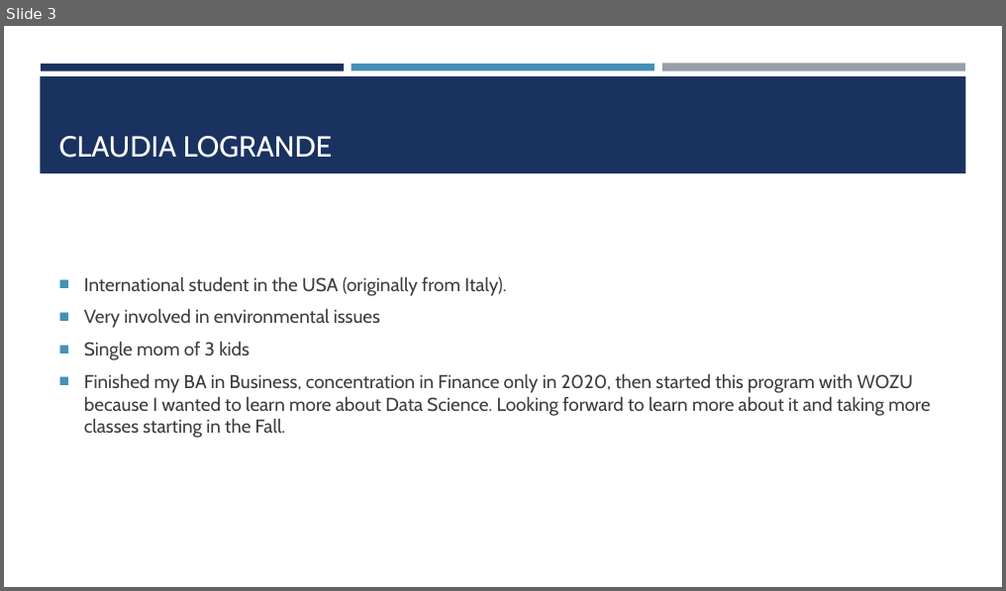
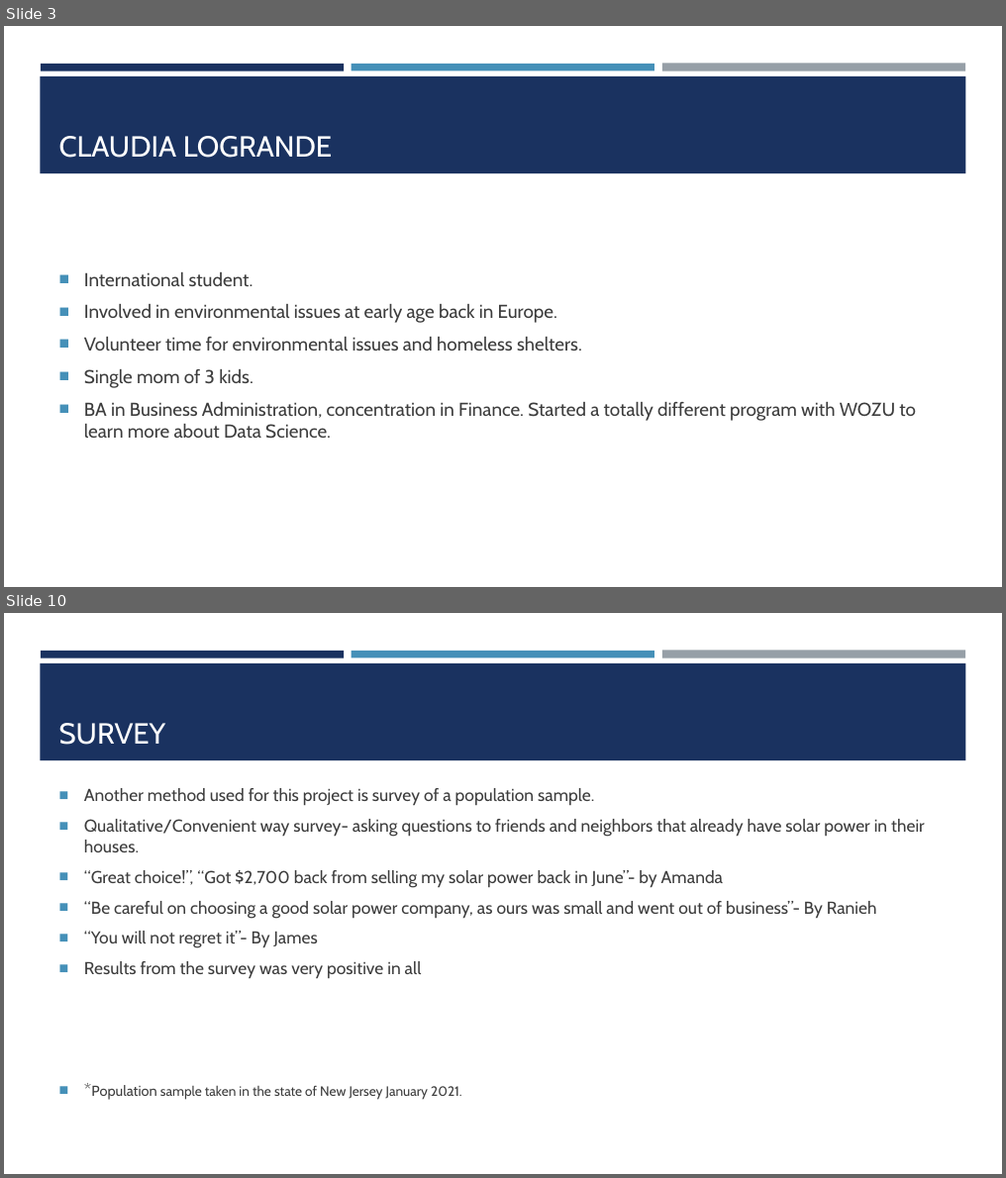
Before and after one commit to Claudy427/Final_Project, a slide deck: Solar Panels for homes.pptx. Shown one above the other, each under a label of ours: slide 3 before the commit, slides 3 and 10 after it; the slides between them are not shown. The pictures are 1006x591 and 1006x1178 pixels, drawn with LibreOffice and Linux fonts; fonts in the diff are those of the drawing. Boxes give left, top, right and bottom in pixels: in the first picture for what was removed or moved away, otherwise in the second. Text is boxed around its words. In the diff, an @@ line names an element or a change of style, - is before the commit and + after.

```diff
--- a/Solar Panels for homes.pptx
+++ b/Solar Panels for homes.pptx
@@ slide 10 added at (4,613,1002,1174), background #FFFFFF; not listed: 4 template elements that a slide beside it also shows @@
@@ title added at (59,723,166,745), 28 pt, text #FFFFFF @@
+SURVEY
@@ text added at (84,788,925,1100), 16.6 pt, text #3D3D3D @@
+■ Another method used for this project is survey of a population sample.
+■ Qualitative/Convenient way survey- asking questions to friends and neighbors that already have solar power in their houses.
+■ “Great choice!”, “Got $2,700 back from selling my solar power back in June”- by Amanda
+■ “Be careful on choosing a good solar power company, as ours was small and went out of business”- By Ranieh
+■ “You will not regret it”- By James
+■ Results from the survey was very positive in all
+■ *Population sample taken in the state of New Jersey January 2021.
@@ slide 3 changed as well @@
@@ text at (84,273,916,439): text changed @@
-■ International student in the USA (originally from Italy).
-■ Very involved in environmental issues
-■ Single mom of 3 kids
-■ Finished my BA in Business, concentration in Finance only in 2020, then started this program with WOZU because I wanted to learn more about Data Science. Looking forward to learn more about it and taking more classes starting in the Fall.
+■ International student.
+■ Involved in environmental issues at early age back in Europe.
+■ Volunteer time for environmental issues and homeless shelters.
+■ Single mom of 3 kids.
+■ BA in Business Administration, concentration in Finance. Started a totally different program with WOZU to learn more about Data Science.
```
Also in this commit, not shown: 4 other slides changed, 10 other slides added, 1 slide removed.
